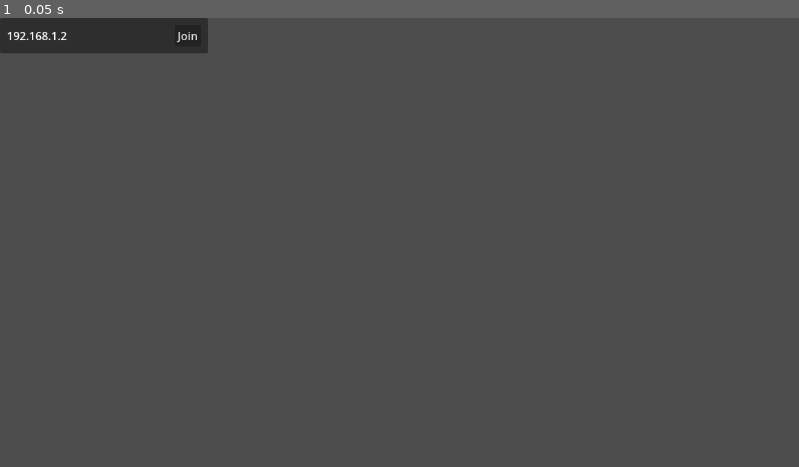
Above: before the commit, frame 1.
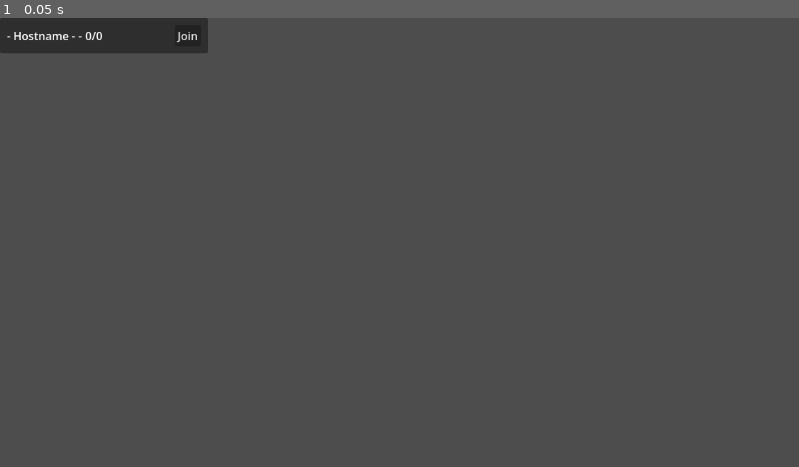
Above: after the commit, the same moment.

Repository: gmuGADIG/King-Fisher
Game: Godot game, scene res://ui/lobby_browser/server_info.tscn
Same seed, same stepped clock (60 frames per second), same inputs: the game is played once before the commit and once after it. This scene is started directly instead of the project's main scene.
Inputs:
- Up to frame 1 (0.05 s): no input

The runs differ from the first frame. In frame 1, 0.1% of the frame differs, in the area x 0-13%, y 3-5%.

Commit message:
list now shows hostname and player count
yippeeeee

Diff:
--- a/systems/multiplayer.gd
+++ b/systems/multiplayer.gd
@@ -1,7 +1,7 @@
 extends Node
 
 signal new_player(id: int)
-signal found_server(ip: String, name: String)
+signal found_server(ip: String, hostname: String, playerCount: String)
 
 const PORT = 25575
 const MAX_CLIENTS = 3
@@ -16,6 +16,9 @@
 
 var scan_for_servers := true
 var scan_client: PacketPeerUDP
+
+var displayName: String
+
 
 func _ready() -> void:
 	# listen for when clients connect -- runs on both client and server
@@ -32,7 +35,8 @@
 		if peer.get_var(0) == SCAN_MSG:
 			Debug.log("sending something to the client.")
 			# TODO: send meaningful data, like our username or something
-			peer.put_var("icanplay")
+			var playersOnlineString: String = str(int(multiplayer.get_peers().size())+1) + "/" + str(MAX_CLIENTS+1)
+			peer.put_var([displayName, playersOnlineString])
 
 # measure the time since we shouted into the void
 var scan_clock := 0.
@@ -57,11 +61,14 @@
 
 	# also make sure to listen for responses to our shouts
 	while scan_client.get_available_packet_count() > 0:
-		scan_client.get_packet()
+		var s = scan_client.get_var()
 		var server_ip = scan_client.get_packet_ip()
+		var foundHostName: String = s[0]
+		var playersOnlineString: String = s[1]
+		Debug.log("scan_client recieved something from %s!" % server_ip)
 
-		Debug.log("scan_client recieved something from %s!" % server_ip)
-		found_server.emit(server_ip)
+
+		found_server.emit(server_ip, foundHostName, playersOnlineString)
 
 func _process(delta: float) -> void:
 	if scan_server: _process_scan_server()
--- a/ui/lobby_browser/lobby_browser.gd
+++ b/ui/lobby_browser/lobby_browser.gd
@@ -13,11 +13,12 @@
 	#if name_text.text.length() == 0:
 		#name_text.text = "Player"+str(randi_range(1,999))
 	Multiplayer.create_server()
+	Multiplayer.displayName = %NameInput.text
 	Debug.log("Host Created")
 	get_tree().change_scene_to_file("res://world/lobby/lobby.tscn")
 
 
-func _on_found_server(ip: String) -> void:
+func _on_found_server(ip: String, hostname: String, playerCount: String) -> void:
 	if ip in seen_ips: return
 	seen_ips[ip] = true
 
@@ -28,8 +29,12 @@
 	if %ServerInfoParent.get_child_count() % 2 == 0:
 		server_info.self_modulate.a = 1.5 # yes this works, it makes it darker
 
+	server_info.hostname = hostname
+	server_info.playerCount = playerCount
 	server_info.ip = ip
+
 	server_info.pressed.connect(func() -> void:
+		Multiplayer.displayName = %NameInput.text
 		Multiplayer.join_server(ip)
 		Debug.log("Lobby Joined")
 		get_tree().change_scene_to_file("res://world/lobby/lobby.tscn")
--- a/ui/lobby_browser/lobby_browser.tscn
+++ b/ui/lobby_browser/lobby_browser.tscn
@@ -69,6 +69,7 @@
 horizontal_alignment = 1
 
 [node name="NameInput" type="LineEdit" parent="DisplayName" unique_id=2144933206]
+unique_name_in_owner = true
 custom_minimum_size = Vector2(150, 0)
 layout_mode = 2
 placeholder_text = "Enter name..."
--- a/ui/lobby_browser/server_info.gd
+++ b/ui/lobby_browser/server_info.gd
@@ -8,14 +8,33 @@
 	set(v):
 		ip = v
 		if is_node_ready():
-			_update_ip_label()
+			#_update_ip_label()
+			_update_serverinfo_label(%IPLabel, v)
+@export var hostname: String = "Hostname":
+	set(v):
+		hostname = v
+		if is_node_ready():
+			_update_serverinfo_label(%NameLabel, v)
 
-func _update_ip_label() -> void:
-	%IPLabel.text = ip
+@export var playerCount: String = "0/0":
+	set(v):
+		playerCount = v
+		if is_node_ready():
+			_update_serverinfo_label(%CountLabel, v)
+
+
+#func _update_ip_label() -> void:
+#	%IPLabel.text = ip
+
+func _update_serverinfo_label(label: Label, newString: String) -> void:
+	label.text = newString
+
 
 func _ready() -> void:
-	_update_ip_label()
-
+	#_update_ip_label()
+	_update_serverinfo_label(%NameLabel, hostname)
+	_update_serverinfo_label(%CountLabel, playerCount)
+	_update_serverinfo_label(%IPLabel, ip)
 
 func _on_join_button_pressed() -> void:
 	pressed.emit()
--- a/ui/lobby_browser/server_info.tscn
+++ b/ui/lobby_browser/server_info.tscn
@@ -6,6 +6,7 @@
 custom_minimum_size = Vector2(300, 0)
 script = ExtResource("1_7crmb")
 ip = "192.168.1.2"
+hostname = "- Hostname -"
 
 [node name="MarginContainer" type="MarginContainer" parent="." unique_id=1430094084]
 layout_mode = 2
@@ -17,8 +18,23 @@
 [node name="HBoxContainer" type="HBoxContainer" parent="MarginContainer" unique_id=564481778]
 layout_mode = 2
 
+[node name="NameLabel" type="Label" parent="MarginContainer/HBoxContainer" unique_id=673213215]
+unique_name_in_owner = true
+layout_mode = 2
+text = "Hostname"
+
+[node name="SpaceLabel" type="Label" parent="MarginContainer/HBoxContainer" unique_id=7792534]
+layout_mode = 2
+text = "-"
+
+[node name="CountLabel" type="Label" parent="MarginContainer/HBoxContainer" unique_id=817665762]
+unique_name_in_owner = true
+layout_mode = 2
+text = "0/0"
+
 [node name="IPLabel" type="Label" parent="MarginContainer/HBoxContainer" unique_id=165369734]
 unique_name_in_owner = true
+visible = false
 layout_mode = 2
 text = "192.168.1.2"
 
